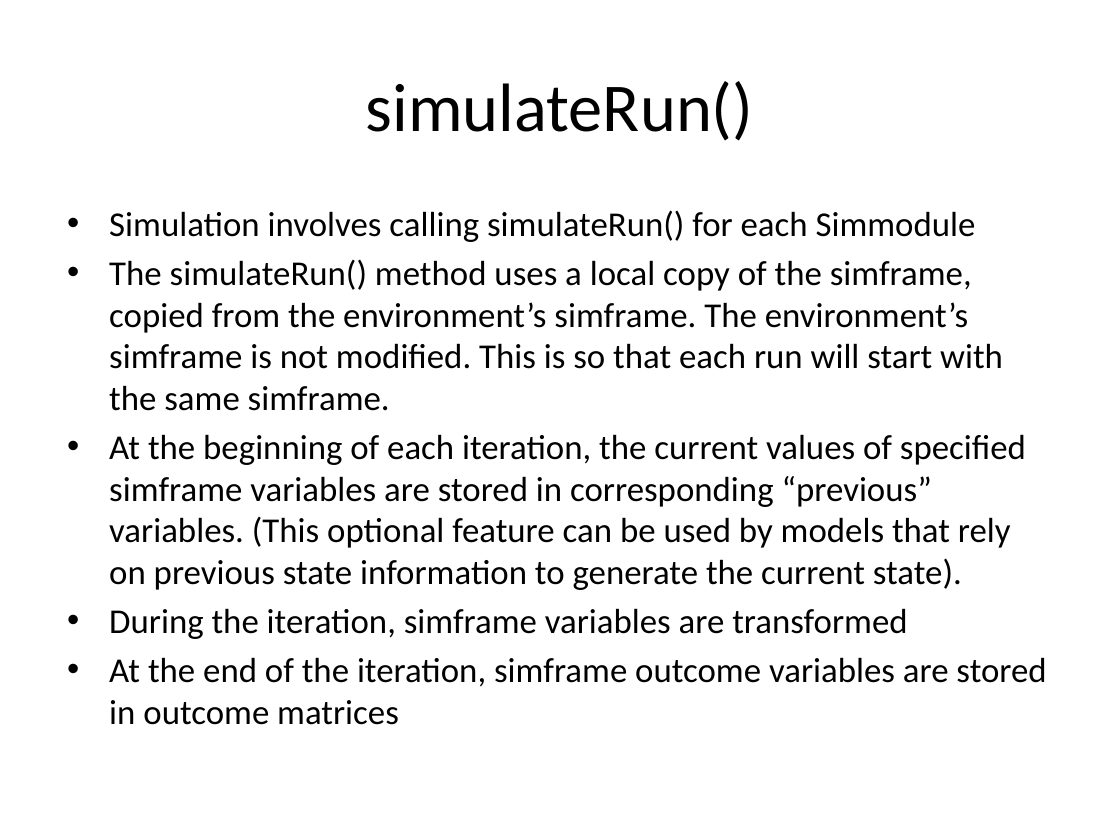
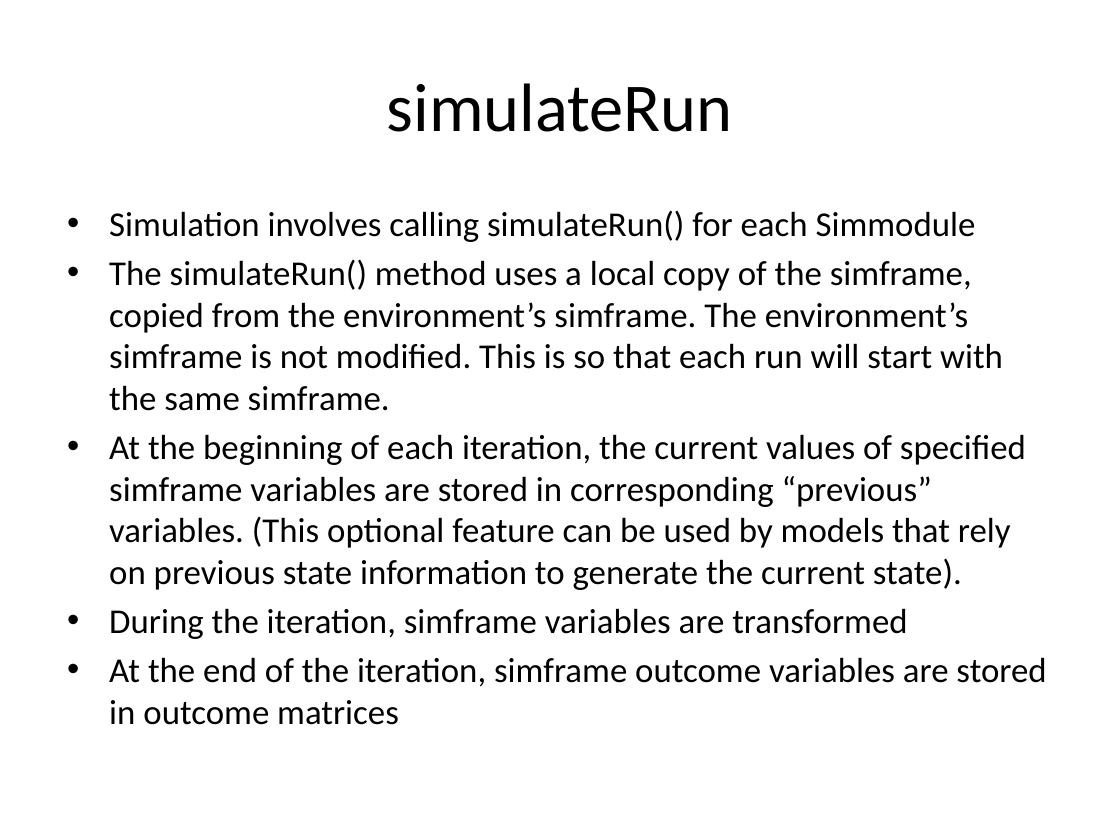
Before and after one commit to compassresearchcentre/simario, a slide deck: slide 15 of docs/Simar overview.pptx (slide 12 before the commit). Drawn at 1120x840 pixels with LibreOffice and Linux fonts; fonts in the diff are those of the drawing. Boxes give left, top, right and bottom in pixels: in the first picture for what was removed or moved away, otherwise in the second. Text is boxed around its words. In the diff, an @@ line names an element or a change of style, - is before the commit and + after.

```diff
--- a/docs/Simar overview.pptx
+++ b/docs/Simar overview.pptx
@@ title at [387, 83, 733, 132]: text changed @@
-simulateRun()
+simulateRun
```
Also in this commit, not shown: 2 other slides changed, 3 slides added, 3 other files.
